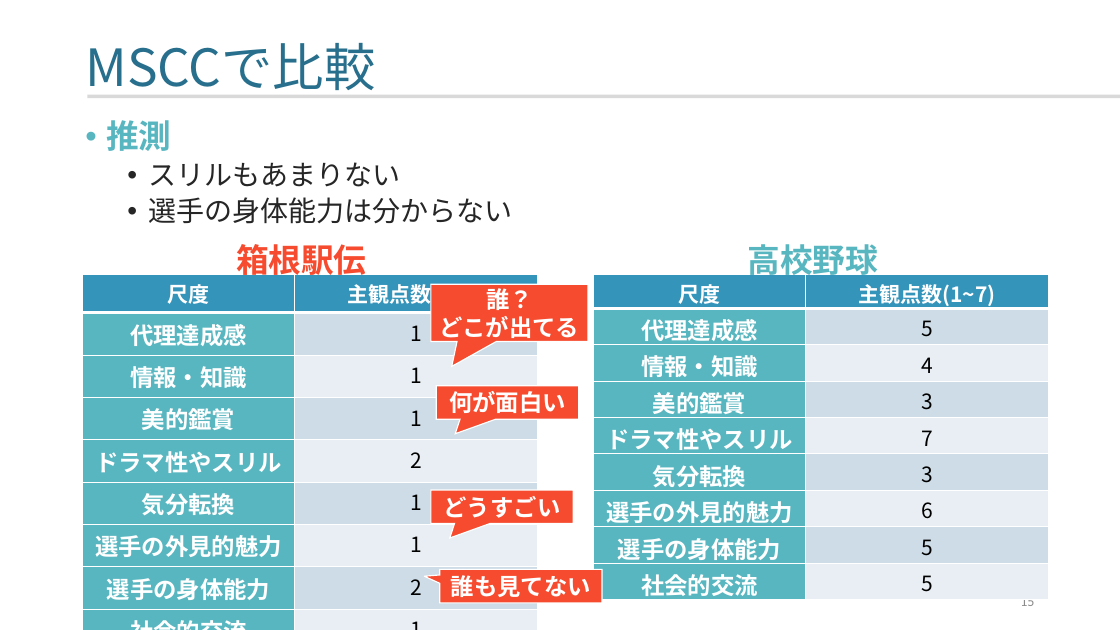
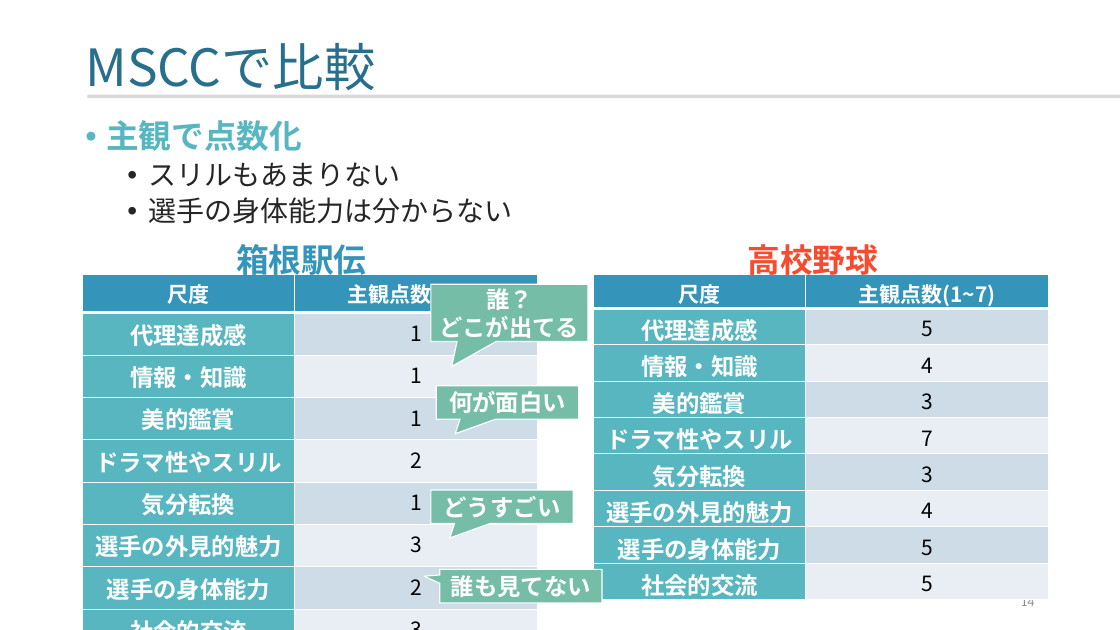
Before and after one commit to yamada-ai/java-prac, a slide deck: slide 14 of 2025_0131_箱根駅伝_aa.pptx (slide 15 before the commit). Drawn at 1120x630 pixels with LibreOffice and Linux fonts; fonts in the diff are those of the drawing. Boxes give left, top, right and bottom in pixels: in the first picture for what was removed or moved away, otherwise in the second. Text is boxed around its words. In the diff, an @@ line names an element or a change of style, - is before the commit and + after.

```diff
--- a/2025_0131_箱根駅伝_aa.pptx
+++ b/2025_0131_箱根駅伝_aa.pptx
@@ text at (x1=106, y1=120, x2=302, y2=151): text changed @@
-• 推測
+• 主観で点数化
@@ text "箱根駅伝" at (x1=236, y1=239, x2=367, y2=281): text colour #F64B2E to #3494BA @@
@@ text "高校野球" at (x1=747, y1=239, x2=878, y2=281): text colour #58B6C0 to #F64B2E @@
@@ table at (x1=82, y1=274, x2=538, y2=604) @@
-row 7, column 2: 1
+row 7, column 2: 3
-row 9, column 2: 1
+row 9, column 2: 3
@@ table at (x1=593, y1=274, x2=1049, y2=605) @@
-row 7, column 2: 6
+row 7, column 2: 4
@@ fill #F64B2E to #75BDA7 in 4 elements at (x1=431, y1=284, x2=588, y2=341), (x1=436, y1=386, x2=578, y2=419), (x1=431, y1=490, x2=573, y2=523), (x1=440, y1=570, x2=602, y2=603) @@
@@ page number at (x1=1020, y1=600, x2=1034, y2=606): text changed @@
-15
+14
```
Also in this commit, not shown: 12 other slides changed, 10 slides added.
